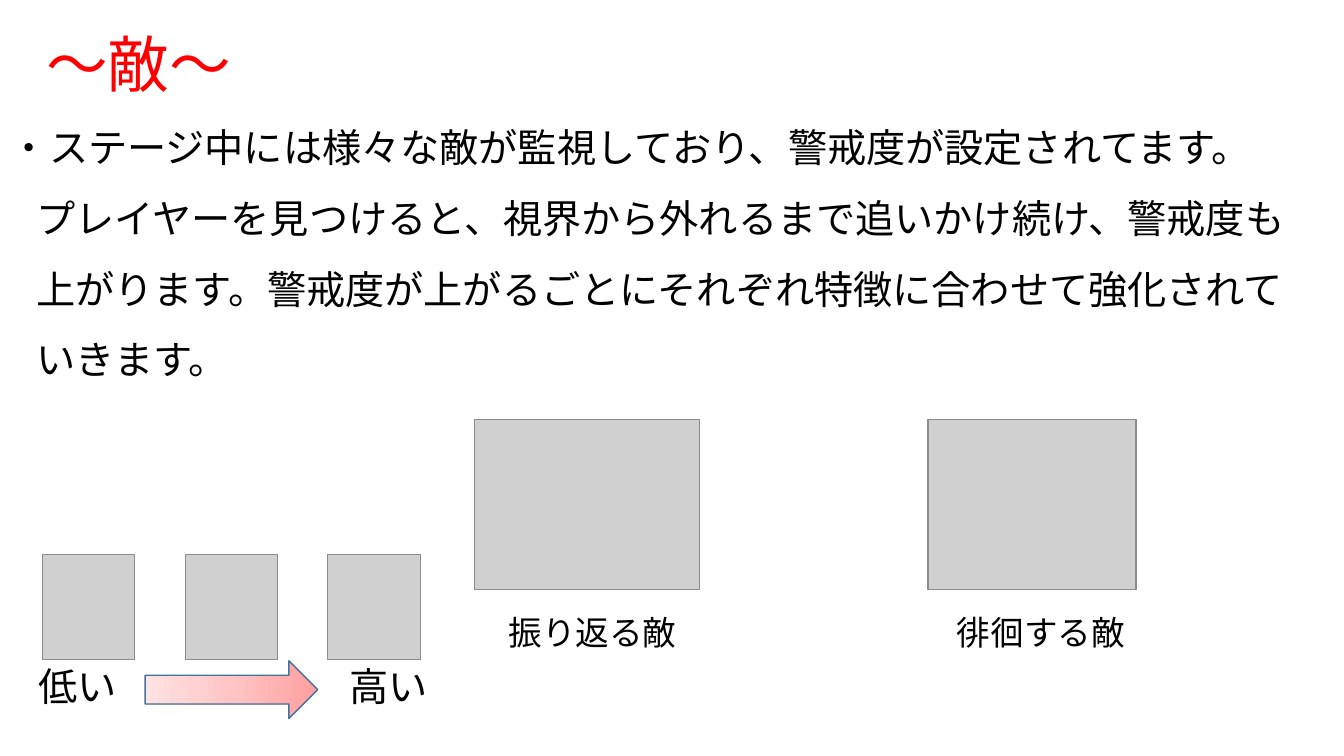
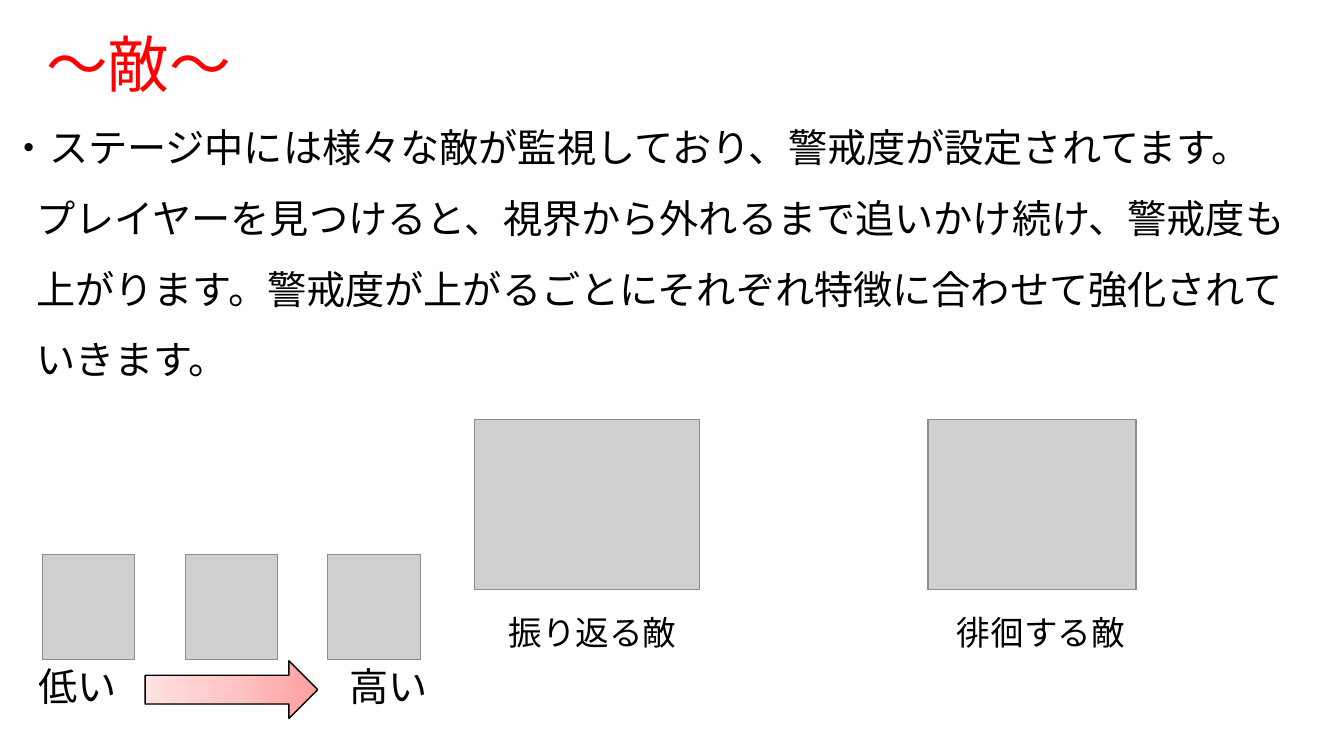
Before and after one commit to 1601323/Gameproject, a slide deck: slide 12 of AsoGameSho.pptx (slide 13 before the commit). Drawn at 1344x756 pixels with LibreOffice and Linux fonts; fonts in the diff are those of the drawing; grey boxes stand for pictures; background and template pictures are left out. Boxes give left, top, right and bottom in pixels: in the first picture for what was removed or moved away, otherwise in the second. Text is boxed around its words. In the diff, an @@ line names an element or a change of style, - is before the commit and + after.

```diff
--- a/AsoGameSho.pptx
+++ b/AsoGameSho.pptx
@@ right arrow at (x1=145, y1=661, x2=318, y2=719): outline #43739E 1 pt to #000000 1 pt @@
```
Also in this commit, not shown: 7 other slides changed, 1 slide removed, 2 other files.
